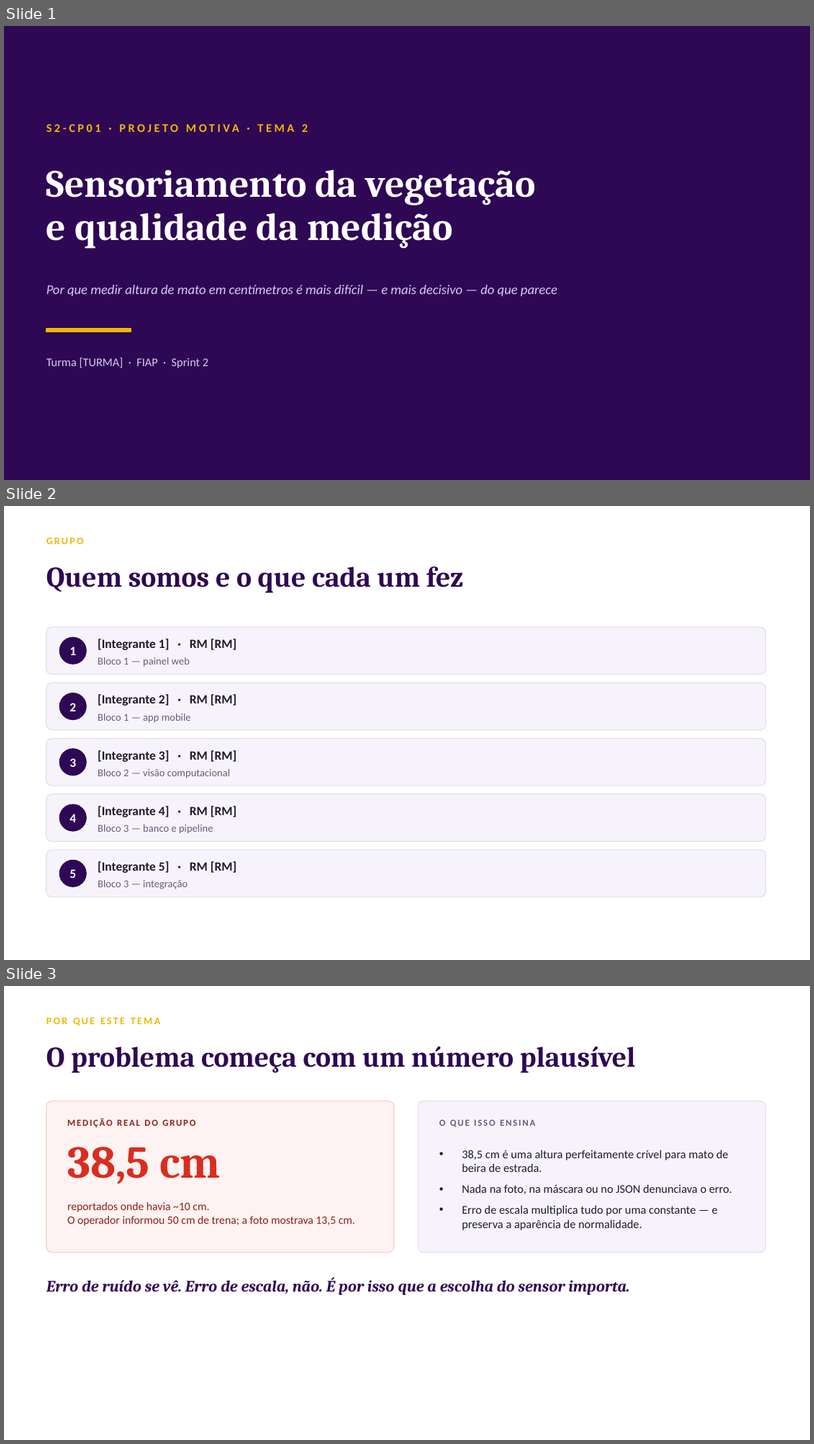
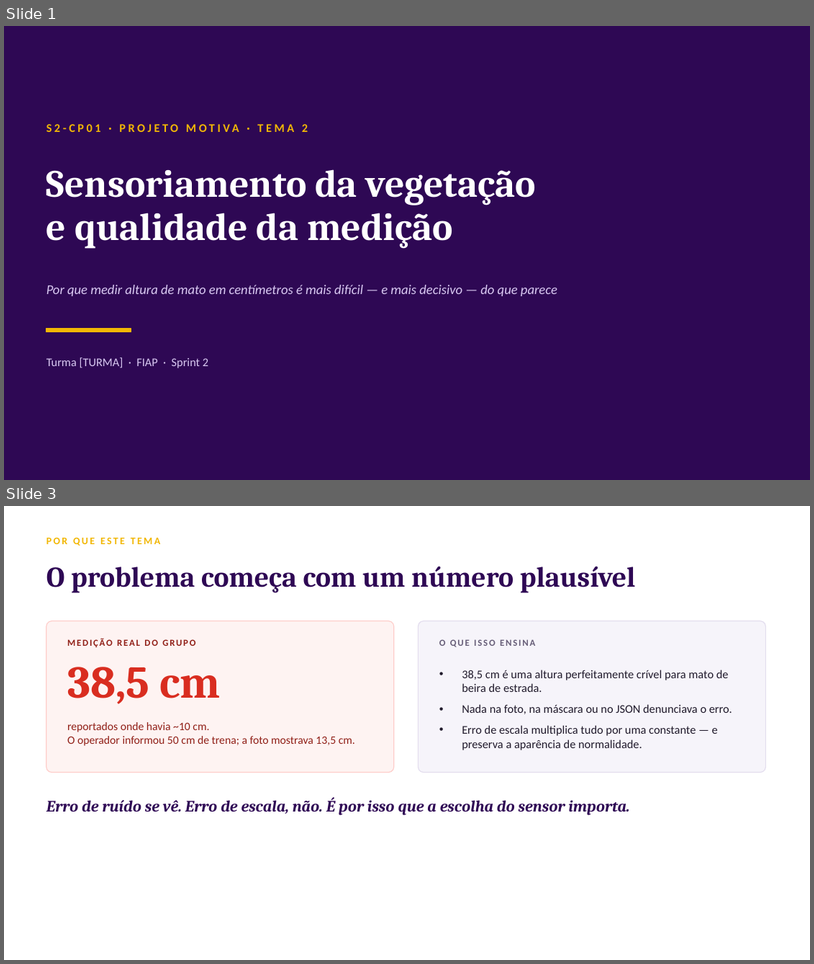
Before and after one commit to GuilhermeCalifoni-code/motiva-field, a slide deck: docs/S2-CP1/S2-CP1-Motiva-Tema2-Aula.pptx. Shown one above the other, each under a label of ours: slides 1, 2 and 3 before the commit, slides 1 and 3 after it; the slides between them are not shown. The pictures are 814x1444 and 814x964 pixels, drawn with LibreOffice and Linux fonts; fonts in the diff are those of the drawing. Boxes give left, top, right and bottom in pixels: in the first picture for what was removed or moved away, otherwise in the second. Text is boxed around its words. In the diff, an @@ line names an element or a change of style, - is before the commit and + after.

```diff
--- a/docs/S2-CP1/S2-CP1-Motiva-Tema2-Aula.pptx
+++ b/docs/S2-CP1/S2-CP1-Motiva-Tema2-Aula.pptx
@@ slide 2 removed at (4, 506, 810, 960), background #FFFFFF @@
@@ text removed at (46, 538, 84, 544) @@
-GRUPO
@@ text removed at (46, 566, 464, 593) @@
-Quem somos e o que cada um fez
@@ rounded rectangle removed at (46, 627, 766, 674) @@
@@ ellipse removed at (59, 637, 86, 664) @@
@@ text removed at (70, 646, 76, 655) @@
-1
@@ text removed at (98, 638, 237, 650) @@
-[Integrante 1] · RM [RM]
@@ text removed at (98, 657, 190, 667) @@
-Bloco 1 — painel web
@@ rounded rectangle removed at (46, 682, 766, 730) @@
@@ ellipse removed at (59, 693, 86, 720) @@
@@ text removed at (98, 694, 237, 705) @@
-[Integrante 2] · RM [RM]
@@ text removed at (70, 703, 76, 711) @@
-2
@@ text removed at (98, 713, 191, 723) @@
-Bloco 1 — app mobile
@@ rounded rectangle removed at (46, 739, 766, 785) @@
@@ ellipse removed at (59, 749, 86, 775) @@
@@ text removed at (70, 758, 76, 767) @@
-3
@@ text removed at (98, 750, 237, 762) @@
-[Integrante 3] · RM [RM]
@@ text removed at (98, 769, 230, 778) @@
-Bloco 2 — visão computacional
@@ rounded rectangle removed at (46, 794, 766, 841) @@
@@ ellipse removed at (59, 804, 86, 831) @@
@@ text removed at (98, 806, 237, 817) @@
-[Integrante 4] · RM [RM]
@@ text removed at (70, 813, 76, 822) @@
-4
@@ text removed at (98, 824, 213, 834) @@
-Bloco 3 — banco e pipeline
@@ rounded rectangle removed at (46, 849, 766, 897) @@
@@ ellipse removed at (59, 860, 86, 886) @@
@@ text removed at (70, 869, 76, 878) @@
-5
@@ text removed at (98, 861, 237, 872) @@
-[Integrante 5] · RM [RM]
@@ text removed at (98, 880, 188, 889) @@
-Bloco 3 — integração
```
Also in this commit, not shown: 1 slide added, 3 other files.
